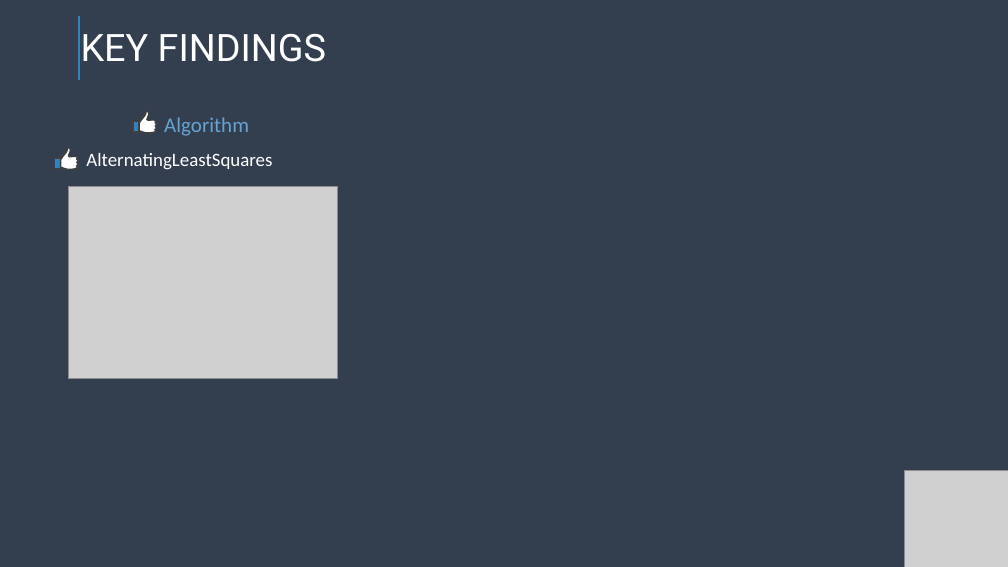
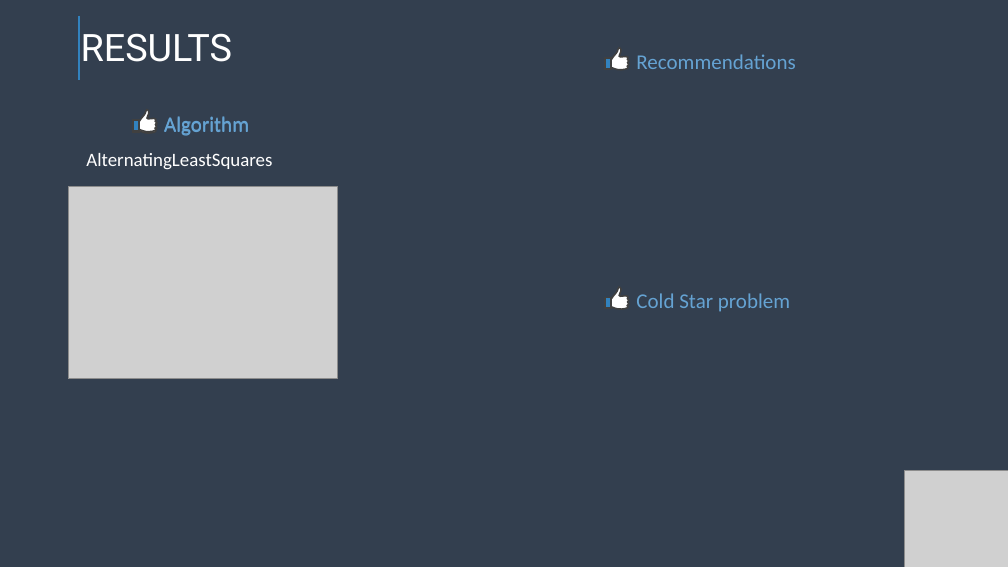
Before and after one commit to Debs86/Business_Cases_Projects, a slide deck: slide 5 of BC4/BC4 RECOMMENDER SYSTEM.pptx (slide 3 before the commit). Drawn at 1008x567 pixels with LibreOffice and Linux fonts; fonts in the diff are those of the drawing; grey boxes stand for pictures. Boxes give left, top, right and bottom in pixels: in the first picture for what was removed or moved away, otherwise in the second. Text is boxed around its words. In the diff, an @@ line names an element or a change of style, - is before the commit and + after.

```diff
--- a/BC4/BC4 RECOMMENDER SYSTEM.pptx
+++ b/BC4/BC4 RECOMMENDER SYSTEM.pptx
@@ text at <box>81,33,233,62</box>: text changed @@
-KEY FINDINGS
+RESULTS
@@ rectangle added at <box>606,58,612,69</box>, fill #3282BE, outline #404040 1.5 pt @@
@@ freeform shape added at <box>611,48,629,70</box>, fill #FFFFFF, outline #404040 1.5 pt @@
@@ text added at <box>636,54,795,69</box>, 20 pt, text #65A3D3 @@
+Recommendations
@@ freeform shape: place and size @@
-freeform shape at <box>60,147,79,169</box>
+freeform shape at <box>139,110,157,132</box>
@@ rectangle: place and size @@
-rectangle at <box>54,158,60,169</box>
+rectangle at <box>133,120,139,131</box>
@@ rectangle added at <box>606,298,612,309</box>, fill #3282BE, outline #404040 1.5 pt @@
@@ freeform shape added at <box>611,287,629,309</box>, fill #FFFFFF, outline #404040 1.5 pt @@
@@ text added at <box>636,293,790,312</box>, 20 pt, text #65A3D3 @@
+Cold Star problem
```
Also in this commit, not shown: 2 other slides changed, 2 slides added, 6 slides removed.
